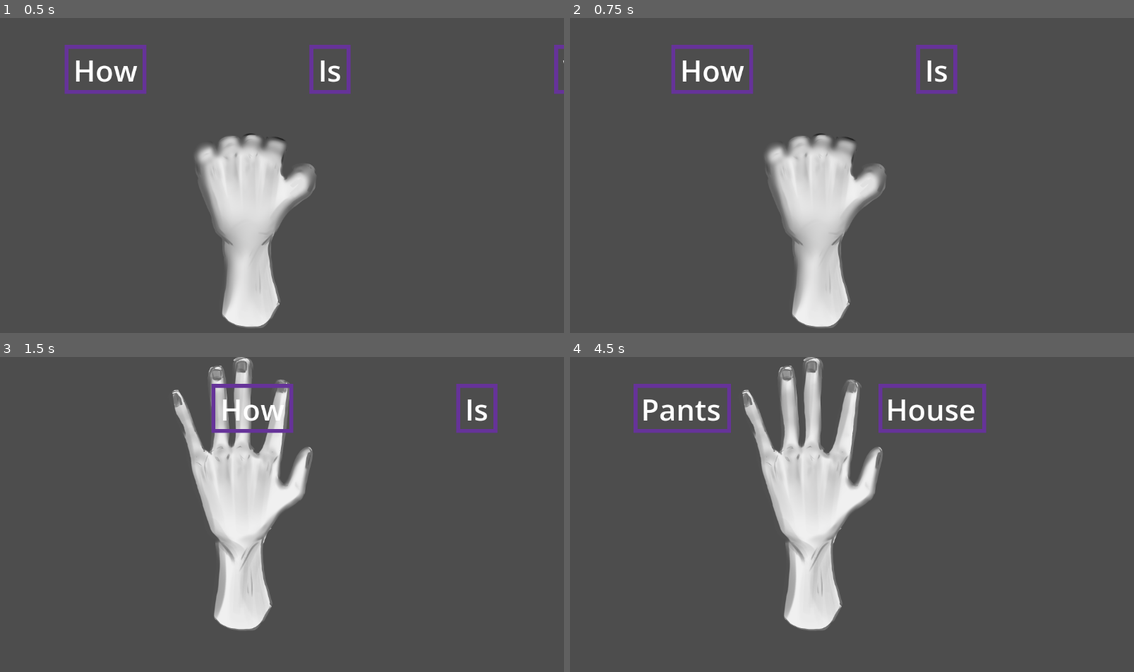
Above: before the commit, frames 1-4 (two rows, left to right).
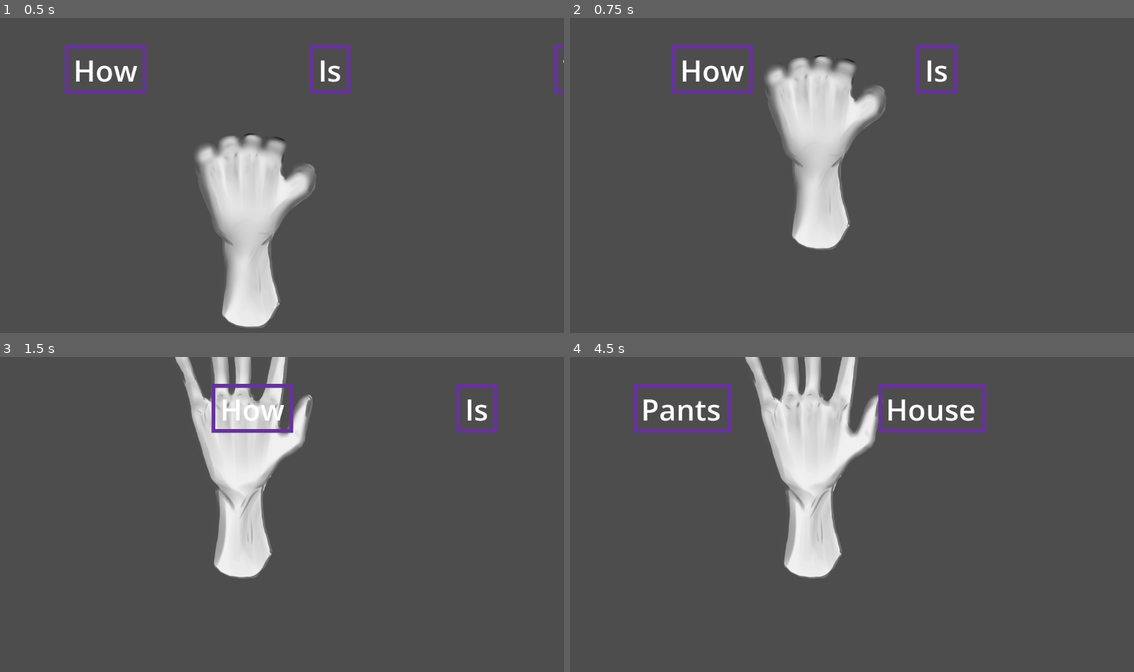
Above: after the commit, the same moments.

Repository: bunnybunnybun/AI-Takeover
Game: Godot game, scene res://scenes/main.tscn
Two runs of this game, one before a commit and one after it. Both use one fixed random seed, a clock stepped at 60 frames per second and the inputs below. The engine's default icon, where the game draws it, is replaced by a stand-in: a white triangle on a blue panel in a dark square.
Inputs (mouse positions are in pixels of both pictures, inside the frame that each line leads up to):
- Up to frame 1 (0.5 s): no input
- Up to frame 2 (0.75 s): tap Enter (ui_accept) at 0.5 s; move the mouse to (976, 159) at 0.52 s; hold Tab (ui_focus_next) from 0.53 s (still down); click (976, 159) at 0.67 s
- Up to frame 3 (1.5 s): tap Enter (ui_accept) at 0.77 s; move the mouse to (169, 530) at 1.27 s; release Tab (ui_focus_next) at 1.28 s; tap Tab (ui_focus_next) at 1.35 s; click (169, 530) at 1.42 s
- Up to frame 4 (4.5 s): tap Enter (ui_accept) at 1.52, 3.02, 3.77 s; move the mouse to (908, 445) at 2.02 s; hold Tab (ui_focus_next) 2.03-2.78 s; click (908, 445) at 2.17 s; move the mouse to (823, 577) at 2.77 s; tap Tab (ui_focus_next) at 2.85, 4.35 s; click (823, 577) at 2.92 s; move the mouse to (1021, 561) at 3.52 s; hold Tab (ui_focus_next) 3.53-4.28 s; click (1021, 561) at 3.67 s; move the mouse to (682, 467) at 4.27 s; click (682, 467) at 4.42 s

Frame 1 is identical in both runs. In frame 2, 9.5% of the frame differs, in the area x 34-56%, y 11-99%; in frame 3, 8.8%; in frame 4, 9.3%.

Commit message:
make collision box move with hand

Diff:
--- a/ai-takeover/scripts/word_push.gd
+++ b/ai-takeover/scripts/word_push.gd
@@ -1,6 +1,5 @@
 extends Node2D
 @onready var animated_sprite_2d: AnimatedSprite2D = $AnimatedSprite2D
-
 
 # Called when the node enters the scene tree for the first time.
 func _ready() -> void:
@@ -12,3 +11,6 @@
 	if Input.is_action_just_pressed("ui_focus_next"):
 		print("button pressed")
 		animated_sprite_2d.play("hand_grab")
+		var tween = get_tree().create_tween()
+		tween.tween_property(self, "position", position + Vector2(0,-200), 0.25)
+		tween.tween_property(self, "position", position, 0.25)
Binary file added: ai-takeover/images/button/Illustration50 (1).png
Not shown, added: ai-takeover/images/button/Illustration50 (1).png.import
Binary file added: ai-takeover/images/button/Illustration50 (2).png
Not shown, added: ai-takeover/images/button/Illustration50 (2).png.import
Binary file added: ai-takeover/images/button/Illustration50 (3).png
Not shown, added: ai-takeover/images/button/Illustration50 (3).png.import
Binary file added: ai-takeover/images/button/Illustration50.png
Not shown, added: ai-takeover/images/button/Illustration50.png.import
Binary file added: ai-takeover/images/hand/Animation_0000.png
Not shown, added: ai-takeover/images/hand/Animation_0000.png.import
Binary file added: ai-takeover/images/hand/Animation_0001.png
Not shown, added: ai-takeover/images/hand/Animation_0001.png.import
(and 20 more such lines)
